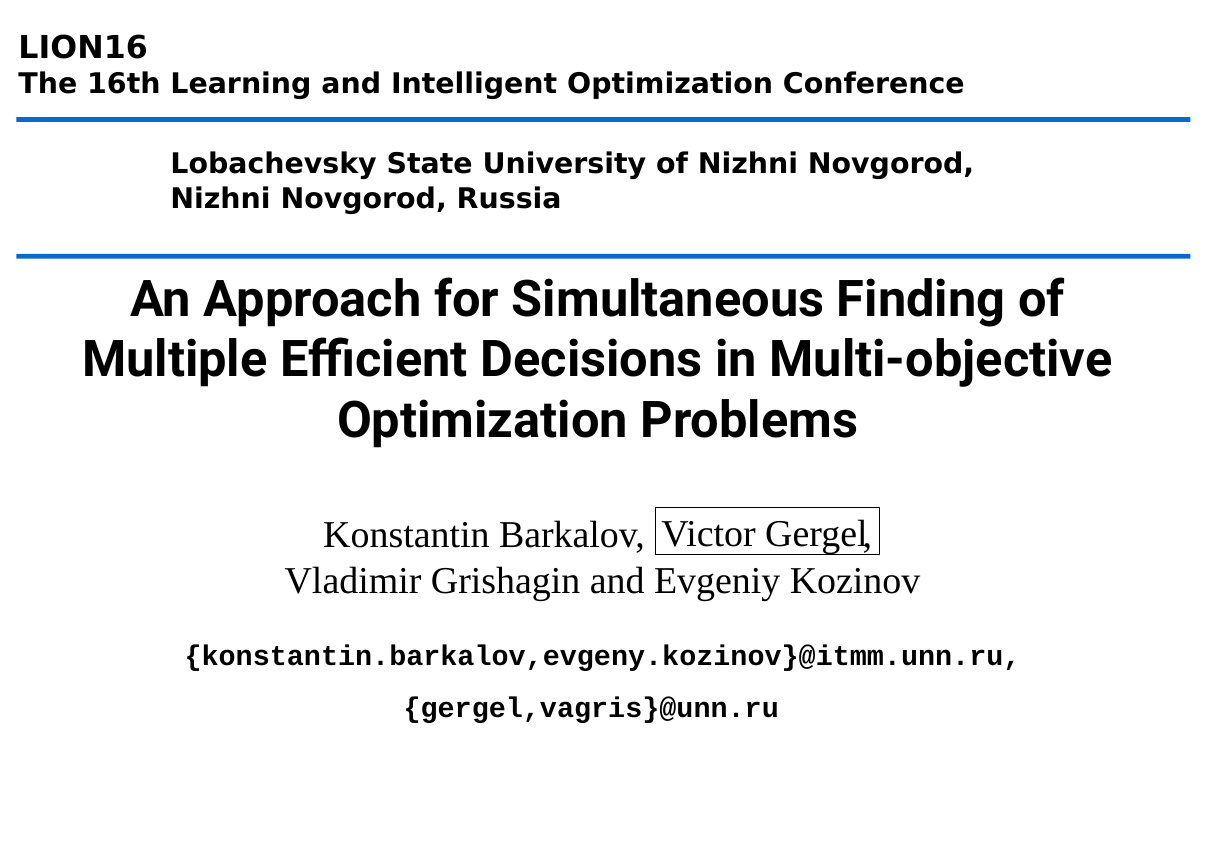
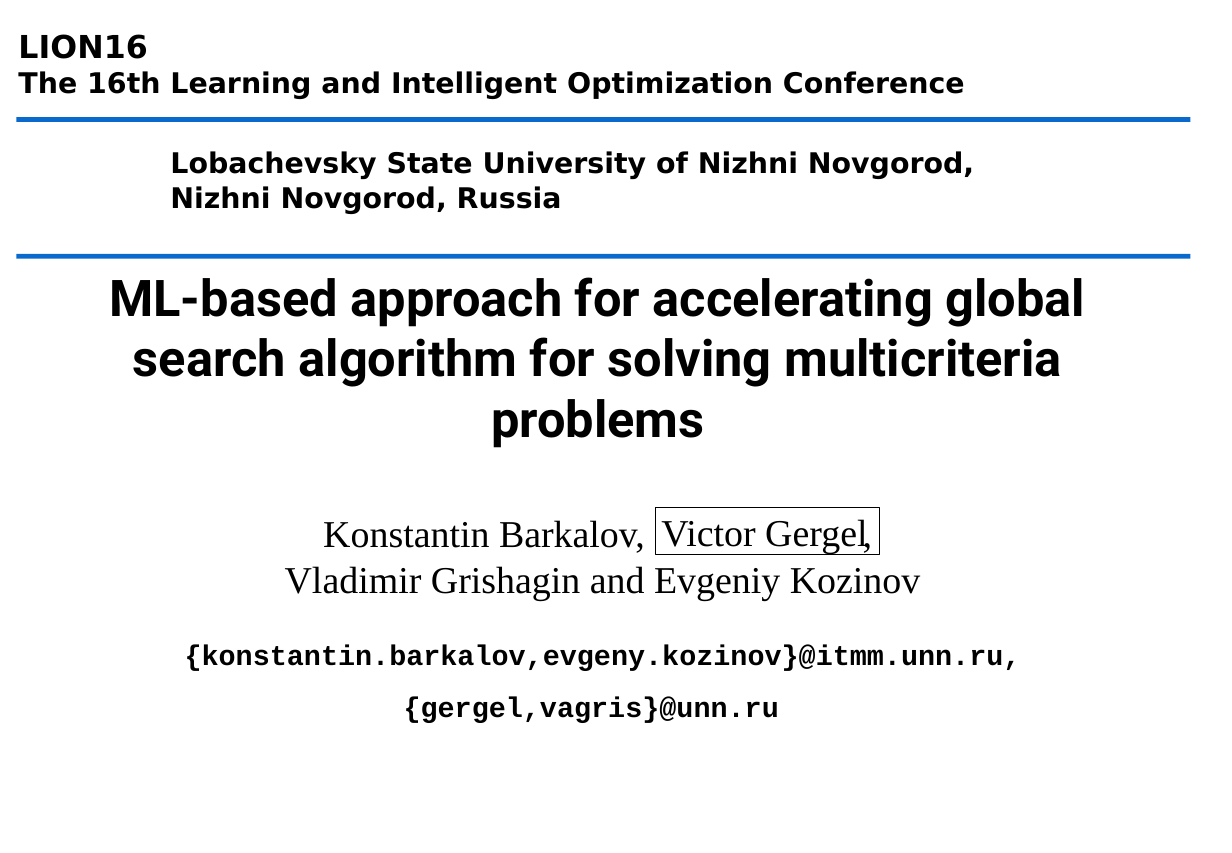
Before and after one commit to kabarkalov/GlobOptPapers, a slide deck: slide 1 of 2022/LION/LION16.pptx. Drawn at 1232x853 pixels with LibreOffice and Linux fonts; fonts in the diff are those of the drawing; background and template pictures are left out. Boxes give left, top, right and bottom in pixels: in the first picture for what was removed or moved away, otherwise in the second. Text is boxed around its words. In the diff, an @@ line names an element or a change of style, - is before the commit and + after.

```diff
--- a/2022/LION/LION16.pptx
+++ b/2022/LION/LION16.pptx
@@ title at bbox=[109, 277, 1086, 448]: text changed @@
-An Approach for Simultaneous Finding of
-Multiple Efficient Decisions in Multi-objective
-Optimization Problems
+ML-based approach for accelerating global search algorithm for solving multicriteria problems
```
Also in this commit, not shown: 11 other slides changed.
